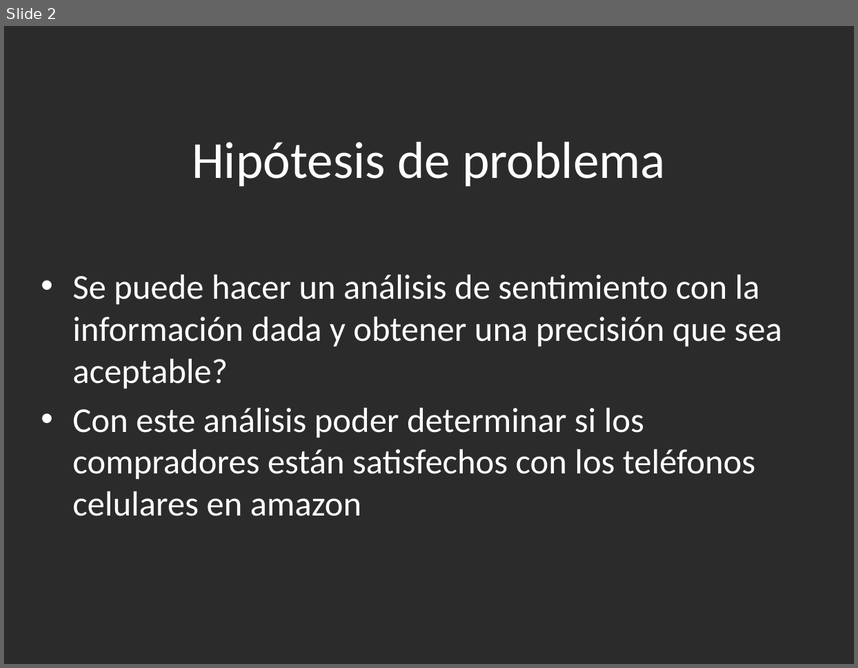
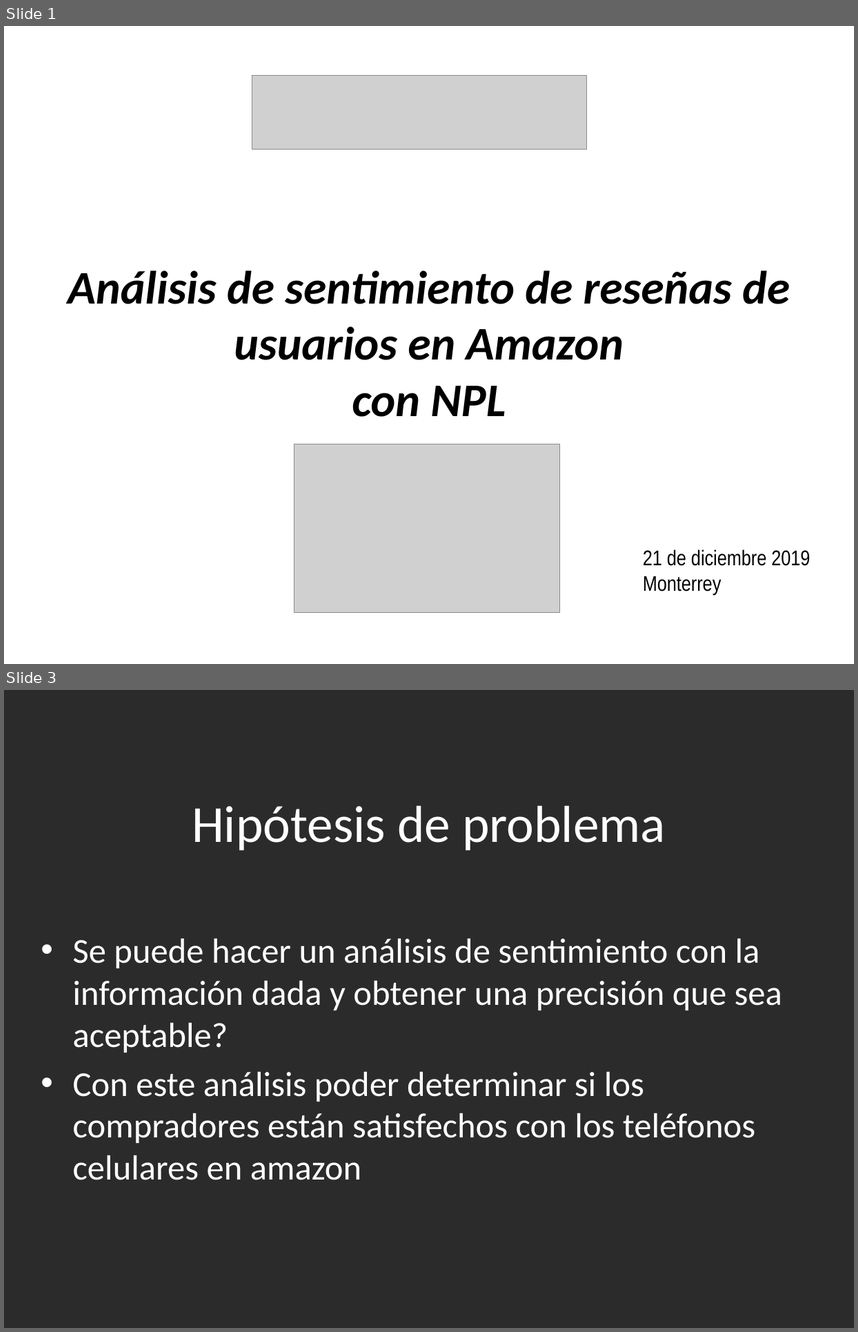
Before and after one commit to theRaffe/cerouno-project-npl, a slide deck: NLP_reviews_cellphones.pptx. Shown one above the other, each under a label of ours: slide 2 before the commit, slides 1 and 3 after it; the slides between them are not shown. The pictures are 858x668 and 858x1332 pixels, drawn with LibreOffice and Linux fonts; fonts in the diff are those of the drawing; grey boxes stand for pictures; background and template pictures are left out; a plain dark background stands for a picture behind light text. Boxes give left, top, right and bottom in pixels: in the first picture for what was removed or moved away, otherwise in the second. Text is boxed around its words. In the diff, an @@ line names an element or a change of style, - is before the commit and + after.

```diff
--- a/NLP_reviews_cellphones.pptx
+++ b/NLP_reviews_cellphones.pptx
@@ slide 1 added at (4, 26, 854, 664), background #FFFFFF @@
@@ picture added at (252, 75, 587, 148) @@
@@ title added at (67, 270, 790, 417), 39.6 pt, text #000000, bold, italic @@
+Análisis de sentimiento de reseñas de usuarios en Amazon
+con NPL
@@ picture added at (294, 444, 560, 612) @@
@@ text added at (643, 549, 810, 595), 18 pt, text #000000 @@
+21 de diciembre 2019
+Monterrey
@@ what was slide 2 is now slide 3 @@
```
Also in this commit, not shown: 3 slides changed, 8 other slides added, 2 other files.
